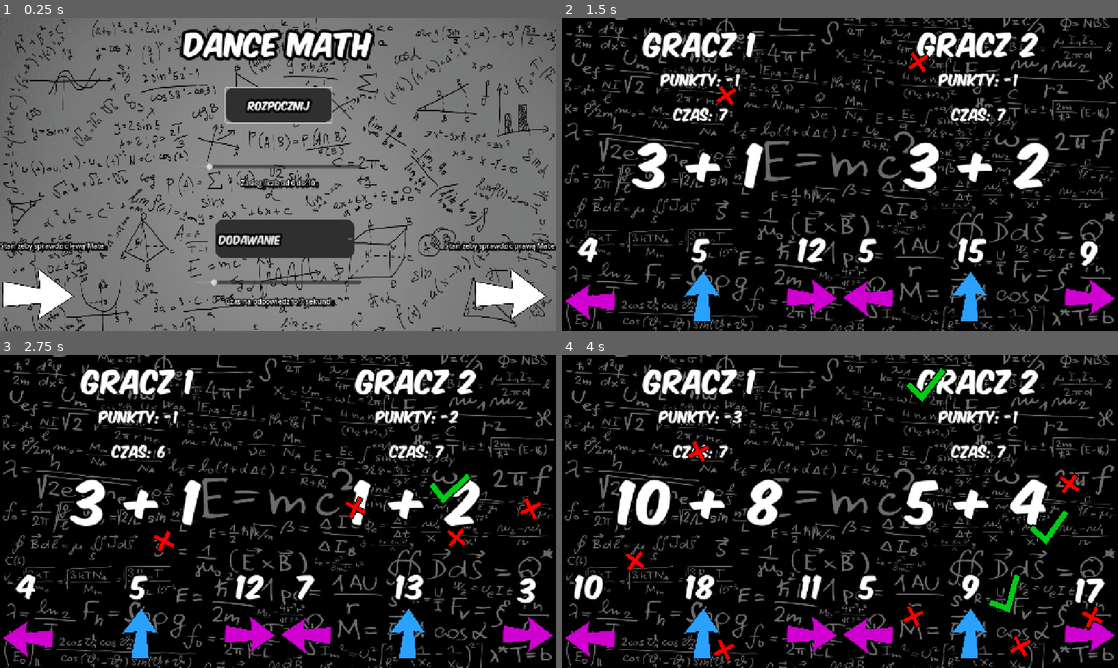
Above: before the commit, frames 1-4 (two rows, left to right).
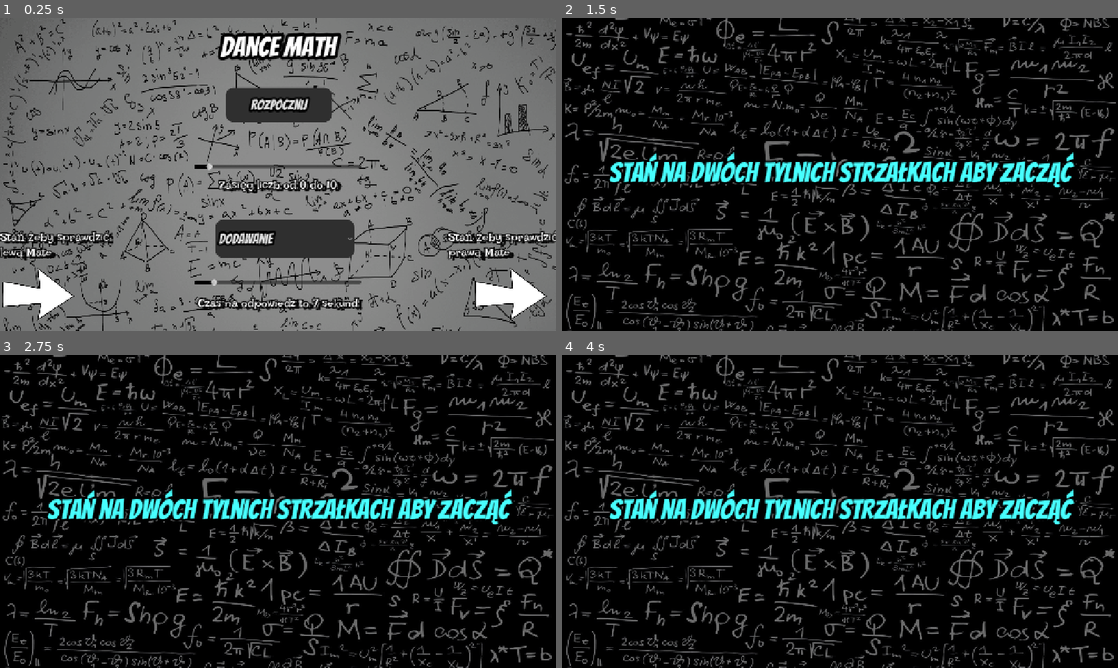
Above: after the commit, the same moments.

Repository: GRATHRRAM/Dance-Math
Game: Godot game, scene res://main.tscn
Two runs of this game, one before a commit and one after it. Both use one fixed random seed, a clock stepped at 60 frames per second and the inputs below.
Inputs:
- Up to frame 1 (0.25 s): no input
- Up to frame 2 (1.5 s): click "Rozpocznij" at 0.5 s; hold D (Right1) from 1.28 s (still down); hold Left (Left2) from 1.28 s (still down)
- Up to frame 3 (2.75 s): tap Right (Right2) at 1.55, 2.1 s; release D (Right1) at 2.03 s; release Left (Left2) at 2.03 s; hold S (Down1) from 2.03 s (still down); tap Up (Up2) at 2.3 s
- Up to frame 4 (4 s): release S (Down1) at 2.78 s; hold D (Right1) 2.78-3.53 s; hold Up (Up2) 2.78-3.53 s; tap Left (Left2) at 3.05 s; hold W (Up1) from 3.53 s (still down); tap Down (Down2) at 3.6 s; tap Right (Right2) at 3.8 s

The runs differ from the first frame. In frame 1, 7.5% of the frame differs, in the area x 0-100%, y 3-94%; in frame 2, 14%; in frame 3, 14%; in frame 4, 15%, in the area x 0-100%, y 4-98%.

Commit message:
Tweaks and fonts
i modded font becouse one and seven was hard to distiguish

Diff:
--- a/Scenes/MainGame.tscn
+++ b/Scenes/MainGame.tscn
@@ -1,38 +1,46 @@
 [gd_scene format=3 uid="uid://dwxlexmif0tge"]
 
 [ext_resource type="Script" uid="uid://ywygu8nvrpin" path="res://Scripts/MainGame.gd" id="1_lemcj"]
-[ext_resource type="FontFile" uid="uid://dm1ryf5s0jnc5" path="res://Fonts/KOMIKAX_.ttf" id="2_ndwas"]
 [ext_resource type="Texture2D" uid="uid://bcxj2ddcyqkxq" path="res://Textures/background.jpg" id="2_v0m7q"]
+[ext_resource type="FontFile" uid="uid://bqs7cxa4wkm26" path="res://Fonts/Bangers-Regular.ttf" id="3_321ql"]
 [ext_resource type="Texture2D" uid="uid://cf7pdjc4kgipb" path="res://Textures/arrow.png" id="3_rukrh"]
+[ext_resource type="FontFile" uid="uid://6q4niuvl128" path="res://Fonts/Bangers-Regular_mod.otf" id="4_321ql"]
 
 [sub_resource type="LabelSettings" id="LabelSettings_r326q"]
-font = ExtResource("2_ndwas")
+font = ExtResource("3_321ql")
 font_size = 64
 outline_size = 10
 outline_color = Color(0, 0, 0, 1)
 
 [sub_resource type="LabelSettings" id="LabelSettings_0nyjw"]
-font = ExtResource("2_ndwas")
-font_size = 32
+font = ExtResource("3_321ql")
+font_size = 52
 outline_size = 10
 outline_color = Color(0, 0, 0, 1)
 
 [sub_resource type="LabelSettings" id="LabelSettings_8u87c"]
-font = ExtResource("2_ndwas")
+font = ExtResource("4_321ql")
 font_size = 120
 outline_size = 20
 outline_color = Color(0, 0, 0, 1)
 
 [sub_resource type="LabelSettings" id="LabelSettings_7280s"]
-font = ExtResource("2_ndwas")
+font = ExtResource("4_321ql")
+font_size = 84
+outline_size = 20
+outline_color = Color(0, 0, 0, 1)
+
+[sub_resource type="LabelSettings" id="LabelSettings_lemcj"]
+font = ExtResource("3_321ql")
+font_size = 120
+font_color = Color(1, 0, 0, 1)
+outline_size = 20
+outline_color = Color(0, 0, 0, 1)
+
+[sub_resource type="LabelSettings" id="LabelSettings_ybmw1"]
+font = ExtResource("3_321ql")
 font_size = 64
-outline_size = 20
-outline_color = Color(0, 0, 0, 1)
-
-[sub_resource type="LabelSettings" id="LabelSettings_lemcj"]
-font = ExtResource("2_ndwas")
-font_size = 64
-font_color = Color(1, 0, 0, 1)
+font_color = Color(0.2784314, 1, 1, 1)
 outline_size = 20
 outline_color = Color(0, 0, 0, 1)
 
@@ -54,6 +62,7 @@
 offset_bottom = 720.0
 
 [node name="Player1" type="Control" parent="Gui" unique_id=195628588]
+visible = false
 anchors_preset = 0
 offset_right = 600.0
 offset_bottom = 720.0
@@ -86,9 +95,9 @@
 
 [node name="eq" type="Label" parent="Gui/Player1" unique_id=2107717126]
 layout_mode = 0
-offset_top = 224.0
-offset_right = 640.0
-offset_bottom = 421.0
+offset_top = 264.0
+offset_right = 640.0
+offset_bottom = 461.0
 text = "1 * 1"
 label_settings = SubResource("LabelSettings_8u87c")
 horizontal_alignment = 1
@@ -125,16 +134,6 @@
 label_settings = SubResource("LabelSettings_7280s")
 horizontal_alignment = 1
 
-[node name="Win" type="Label" parent="Gui/Player1" unique_id=335649359]
-visible = false
-layout_mode = 0
-offset_right = 584.0
-offset_bottom = 648.0
-text = "Ten Gracz Wygrał!"
-label_settings = SubResource("LabelSettings_lemcj")
-horizontal_alignment = 1
-vertical_alignment = 1
-
 [node name="Arrow" type="Sprite2D" parent="Gui/Player1" unique_id=351822134]
 modulate = Color(0.8156863, 0, 0.8156863, 1)
 position = Vector2(576.00006, 640)
@@ -156,6 +155,7 @@
 texture = ExtResource("3_rukrh")
 
 [node name="Player2" type="Control" parent="Gui" unique_id=1747724098]
+visible = false
 anchors_preset = 0
 offset_left = 640.0
 offset_right = 1280.0
@@ -180,12 +180,13 @@
 
 [node name="eq" type="Label" parent="Gui/Player2" unique_id=763926021]
 layout_mode = 0
-offset_top = 224.0
-offset_right = 640.0
-offset_bottom = 421.0
+offset_top = 264.0
+offset_right = 640.0
+offset_bottom = 461.0
 text = "1 * 1"
 label_settings = SubResource("LabelSettings_8u87c")
 horizontal_alignment = 1
+vertical_alignment = 1
 
 [node name="OptionLeft" type="Label" parent="Gui/Player2" unique_id=999686987]
 layout_mode = 0
@@ -215,17 +216,6 @@
 text = "99"
 label_settings = SubResource("LabelSettings_7280s")
 horizontal_alignment = 1
-
-[node name="Win" type="Label" parent="Gui/Player2" unique_id=110766102]
-visible = false
-layout_mode = 0
-offset_top = 8.0
-offset_right = 584.0
-offset_bottom = 656.0
-text = "Ten Gracz Wygrał!"
-label_settings = SubResource("LabelSettings_lemcj")
-horizontal_alignment = 1
-vertical_alignment = 1
 
 [node name="Arrow4" type="Sprite2D" parent="Gui/Player2" unique_id=1879781127]
 modulate = Color(0.8146272, 0.00052616536, 0.816102, 1)
@@ -255,3 +245,35 @@
 text = "Czas: 0"
 label_settings = SubResource("LabelSettings_0nyjw")
 horizontal_alignment = 1
+
+[node name="Win1" type="Label" parent="Gui" unique_id=928697970]
+visible = false
+layout_mode = 0
+offset_top = 8.0
+offset_right = 640.0
+offset_bottom = 720.0
+text = "Zwycięstwo!"
+label_settings = SubResource("LabelSettings_lemcj")
+horizontal_alignment = 1
+vertical_alignment = 1
+
+[node name="Win2" type="Label" parent="Gui" unique_id=110766102]
+visible = false
+layout_mode = 0
+offset_left = 640.0
+offset_top = 8.0
+offset_right = 1280.0
+offset_bottom = 720.0
+text = "Zwycięstwo!"
+label_settings = SubResource("LabelSettings_lemcj")
+horizontal_alignment = 1
+vertical_alignment = 1
+
+[node name="StartInfo" type="Label" parent="Gui" unique_id=1887528603]
+layout_mode = 0
+offset_right = 1280.0
+offset_bottom = 712.0
+text = "Stań na dwóch tylnich strzałkach aby zacząć"
+label_settings = SubResource("LabelSettings_ybmw1")
+horizontal_alignment = 1
+vertical_alignment = 1
--- a/Scripts/MainGame.gd
+++ b/Scripts/MainGame.gd
@@ -15,6 +15,8 @@
 	SQUAREROOT
 }
 
+var game_started = true
+
 var max_gen_number = Global	.max_gen_num
 
 var reset_time = Global.reset_time
@@ -58,7 +60,7 @@
 	if check_buttons():
 		handle_reset()
 
-	if is_game_over():
+	if is_game_over() or game_started:
 		return
 
 	handle_inputs()
@@ -161,7 +163,7 @@
 		points[player] += 1
 		spawn_particle("Correct", random_player_x(player))
 	else:
-		points[player] -= 1
+		if points[player] > -5: points[player] -= 1
 		spawn_particle("Wrong", random_player_x(player))
 
 	update_points(player)
@@ -201,7 +203,7 @@
 		times[player] -= delta
 
 		if times[player] < 0:
-			points[player] -= 1
+			if points[player] > -5: points[player] -= 1
 
 			update_points(player)
 			make_task(player)
@@ -226,24 +228,31 @@
 
 func check_winner() -> void:
 	if points[0] > 10:
-		players[0].get_node("Win").visible = true
+		$Gui/Player1.visible = false
+		$Gui/Win1.visible = true
 
 	if points[1] > 10:
-		players[1].get_node("Win").visible = true
+		$Gui/Player2.visible = false
+		$Gui/Win2.visible = true
 
 
 func is_game_over() -> bool:
 	return \
-		players[0].get_node("Win").visible or \
-		players[1].get_node("Win").visible
+		$Gui/Win1.visible or \
+		$Gui/Win2.visible
 
 
 func handle_reset() -> void:
+	game_started = false
+
 	points[0] = 0
 	points[1] = 0
 
-	players[0].get_node("Win").visible = false
-	players[1].get_node("Win").visible = false
+	$Gui/StartInfo.visible = false
+	$Gui/Player1.visible = true
+	$Gui/Win1.visible = false
+	$Gui/Player2.visible = true
+	$Gui/Win2.visible = false
 
 	update_points(0)
 	update_points(1)
--- /dev/null
+++ b/Style/Theme.tres
@@ -0,0 +1,24 @@
+[gd_resource type="Theme" format=3 uid="uid://c7ykq0km8js1r"]
+
+[ext_resource type="FontFile" uid="uid://bqs7cxa4wkm26" path="res://Fonts/Bangers-Regular.ttf" id="1_lpl83"]
+[ext_resource type="StyleBox" uid="uid://u3np28rbwrkb" path="res://Style/new_style_box_flat.tres" id="2_1o7y1"]
+
+[sub_resource type="StyleBoxFlat" id="StyleBoxFlat_amlv4"]
+bg_color = Color(0.18359044, 0.18359047, 0.18359032, 1)
+corner_radius_top_left = 18
+corner_radius_top_right = 18
+corner_radius_bottom_right = 18
+corner_radius_bottom_left = 18
+corner_detail = 11
+
+[sub_resource type="StyleBoxFlat" id="StyleBoxFlat_lpl83"]
+bg_color = Color(0, 0, 0, 1)
+
+[resource]
+Button/constants/align_to_largest_stylebox = 1
+Button/constants/outline_size = 20
+Button/font_sizes/font_size = 32
+Button/fonts/font = ExtResource("1_lpl83")
+Button/styles/hover = ExtResource("2_1o7y1")
+Button/styles/normal = SubResource("StyleBoxFlat_amlv4")
+HSlider/styles/grabber_area = SubResource("StyleBoxFlat_lpl83")
--- a/labl.tres
+++ b/Style/labl.tres
@@ -1,6 +1,10 @@
 [gd_resource type="LabelSettings" format=3 uid="uid://dtqw1yxil72s0"]
 
+[ext_resource type="FontFile" uid="uid://dytwpeespg6tr" path="res://Fonts/IrishGrover-Regular.ttf" id="1_8hmmm"]
+
 [resource]
+font = ExtResource("1_8hmmm")
+font_size = 26
 outline_size = 10
 outline_color = Color(0, 0, 0, 1)
 shadow_size = 5
--- /dev/null
+++ b/Style/new_style_box_flat.tres
@@ -0,0 +1,8 @@
+[gd_resource type="StyleBoxFlat" format=3 uid="uid://u3np28rbwrkb"]
+
+[resource]
+bg_color = Color(0.0142752165, 0.014275219, 0.014275211, 1)
+corner_radius_top_left = 18
+corner_radius_top_right = 18
+corner_radius_bottom_right = 18
+corner_radius_bottom_left = 18
--- a/main.gd
+++ b/main.gd
@@ -1,8 +1,4 @@
 extends Node2D
-
-
-func _ready() -> void:
-	$Gui/tabl.grab_focus()
 
 func _process(delta: float) -> void:
 	if Input.is_action_pressed("Right1"):
--- a/main.tscn
+++ b/main.tscn
@@ -2,10 +2,10 @@
 
 [ext_resource type="Script" uid="uid://dbxxa46vdp4c8" path="res://main.gd" id="1_ig7tw"]
 [ext_resource type="Texture2D" uid="uid://cf7pdjc4kgipb" path="res://Textures/arrow.png" id="2_0xm2m"]
-[ext_resource type="Theme" uid="uid://c7ykq0km8js1r" path="res://new_theme.tres" id="3_1bvp3"]
-[ext_resource type="FontFile" uid="uid://dm1ryf5s0jnc5" path="res://Fonts/KOMIKAX_.ttf" id="3_7mycd"]
+[ext_resource type="Theme" uid="uid://c7ykq0km8js1r" path="res://Style/Theme.tres" id="3_1bvp3"]
+[ext_resource type="FontFile" uid="uid://6q4niuvl128" path="res://Fonts/Bangers-Regular_mod.otf" id="3_7mycd"]
 [ext_resource type="Texture2D" uid="uid://bcwynxxrddso7" path="res://Textures/background2.png" id="4_1bvp3"]
-[ext_resource type="LabelSettings" uid="uid://dtqw1yxil72s0" path="res://labl.tres" id="4_lquwl"]
+[ext_resource type="LabelSettings" uid="uid://dtqw1yxil72s0" path="res://Style/labl.tres" id="4_lquwl"]
 
 [sub_resource type="LabelSettings" id="LabelSettings_7dm0k"]
 font = ExtResource("3_7mycd")
@@ -25,8 +25,9 @@
 
 [node name="Label" type="Label" parent="Gui" unique_id=324356513]
 layout_mode = 0
+offset_top = 32.0
 offset_right = 1280.0
-offset_bottom = 178.0
+offset_bottom = 210.0
 text = "Dance Math"
 label_settings = SubResource("LabelSettings_7dm0k")
 horizontal_alignment = 1
@@ -51,19 +52,21 @@
 
 [node name="Label2" type="Label" parent="Gui" unique_id=1563914356]
 layout_mode = 0
-offset_top = 512.0
-offset_right = 200.0
-offset_bottom = 680.0
-text = "Stań żeby sprawdzić lewą Mate"
+offset_top = 488.0
+offset_right = 245.0
+offset_bottom = 656.0
+text = "Stań żeby sprawdzić
+lewą Mate"
 label_settings = ExtResource("4_lquwl")
 
 [node name="Label3" type="Label" parent="Gui" unique_id=1033973500]
 layout_mode = 0
-offset_left = 1024.0
-offset_top = 512.0
-offset_right = 1276.0
-offset_bottom = 680.0
-text = "Stań żeby sprawdzić prawą Mate"
+offset_left = 1032.0
+offset_top = 488.0
+offset_right = 1284.0
+offset_bottom = 656.0
+text = "Stań żeby sprawdzić
+prawą Mate"
 label_settings = ExtResource("4_lquwl")
 
 [node name="NumRrange" type="HSlider" parent="Gui" unique_id=2044760022]
--- a/new_theme.tres
+++ /dev/null
@@ -1,23 +0,0 @@
-[gd_resource type="Theme" format=3 uid="uid://c7ykq0km8js1r"]
-
-[ext_resource type="FontFile" uid="uid://dm1ryf5s0jnc5" path="res://Fonts/KOMIKAX_.ttf" id="1_amlv4"]
-
-[sub_resource type="StyleBoxFlat" id="StyleBoxFlat_j2q5q"]
-bg_color = Color(0.557753, 0.55775315, 0.5577529, 1)
-
-[sub_resource type="StyleBoxFlat" id="StyleBoxFlat_amlv4"]
-bg_color = Color(0.18359044, 0.18359047, 0.18359032, 1)
-corner_radius_top_left = 18
-corner_radius_top_right = 18
-corner_radius_bottom_right = 18
-corner_radius_bottom_left = 18
-corner_detail = 11
-
-[resource]
-Button/constants/align_to_largest_stylebox = 1
-Button/constants/outline_size = 20
-Button/font_sizes/font_size = 23
-Button/fonts/font = ExtResource("1_amlv4")
-Button/styles/hover = SubResource("StyleBoxFlat_j2q5q")
-Button/styles/normal = SubResource("StyleBoxFlat_amlv4")
-Button/styles/pressed = null
Binary file added: Fonts/Bangers-Regular.ttf
Not shown, added: Fonts/Bangers-Regular.ttf.import
Binary file added: Fonts/Bangers-Regular_mod.otf
Not shown, added: Fonts/Bangers-Regular_mod.otf.import
Binary file added: Fonts/IrishGrover-Regular.ttf
Not shown, added: Fonts/IrishGrover-Regular.ttf.import
